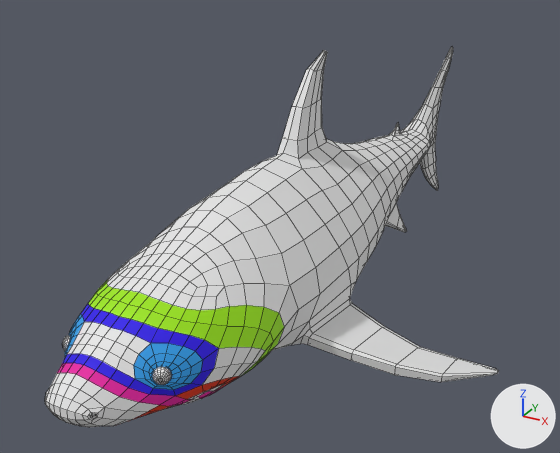
The FBX model Models/shark/shark.fbx, before and after one commit.
Camera for both pictures: a 50 mm lens placed at (3.29, -7.34, 3.15), pointed at (-0.37, -0.68, -0.17). The lights are fixed; the arrows at lower right show +X, +Y and +Z. Mesh edges are drawn as thin lines.

The older version as bpy lines, for what is in view:
```python
me_cube = bpy.data.meshes.new('Cube')
me_cube.from_pydata(...)  # 1887 vertices, 1900 faces; spans x -2.17..2.17, y -4.36..3.85, z -1.16..1.7
# faces by material slot: [1126, 72, 30, 44, 36, 80, 480, 32]
me_cube.materials.append(mat_material)  # white #e7e7e7
me_cube.materials.append(mat_racoonmask)  # blue #2a9be7
me_cube.materials.append(mat_eyesocket)  # blue #2900e7
me_cube.materials.append(mat_nosetochin)  # pink #e715a2
me_cube.materials.append(mat_lips)  # orange #e73400
me_cube.materials.append(mat_jawline)  # green #9de700
me_cube.materials.append(mat_eye)  # white #f6f6f6
me_cube.materials.append(mat_eyepupil)  # black #000000
ob_shark = bpy.data.objects.new('shark', me_cube)
ob_shark.location = (0.0, 0.0, 0.0)
```
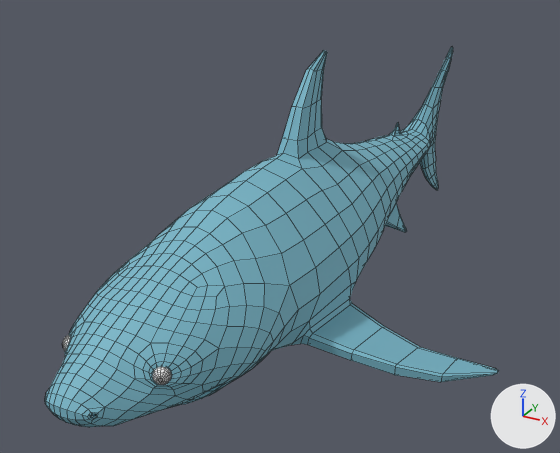
Changed parts and their boxes [x1, y1, x2, y2] in the pictures (560 x 453 px):
part 1 of me_cube, recoloured (white to cyan): [45, 47, 499, 427] in both
part 2 of me_cube, recoloured (blue to cyan): [65, 314, 203, 390] in both
part 3 of me_cube, recoloured (blue to cyan): [62, 304, 219, 396] in both
part 4 of me_cube, recoloured (pink to cyan): [57, 363, 226, 406] in both
part 5 of me_cube, recoloured: [115, 376, 240, 426] in both
part 6 of me_cube, recoloured (green to cyan): [88, 279, 284, 376] in both

Patch to the scene script:
```diff
--- a/Models/shark/shark.fbx.py
+++ b/Models/shark/shark.fbx.py
@@ mat_sharkskin @@
+mat_sharkskin = principled_material('SharkSkin')
+mat_sharkskin.base_color = (0.191, 0.471, 0.581)  # cyan #79b7c9
+mat_sharkskin.roughness = 0.69
@@ me_cube @@
 me_cube.from_pydata(...)  # 1887 vertices, 1900 faces; spans x -2.17..2.17, y -4.36..3.85, z -1.16..1.7
 # used by ob_shark; location = (0.0, 0.0, 0.0)
+# me_cube part 1: all 1126 faces that had it switch from mat_material (white #e7e7e7) to mat_sharkskin (cyan #79b7c9)
+# me_cube part 2: all 72 faces that had it switch from mat_racoonmask (blue #2a9be7) to mat_sharkskin (cyan #79b7c9)
+# me_cube part 3: all 30 faces that had it switch from mat_eyesocket (blue #2900e7) to mat_sharkskin (cyan #79b7c9)
+# me_cube part 4: all 44 faces that had it switch from mat_nosetochin (pink #e715a2) to mat_sharkskin (cyan #79b7c9)
+# me_cube part 5: all 36 faces that had it switch from mat_lips (orange #e73400) to mat_sharkskin (cyan #79b7c9)
+# me_cube part 6: all 80 faces that had it switch from mat_jawline (green #9de700) to mat_sharkskin (cyan #79b7c9)
 me_cube.materials.append(mat_eye)
```
